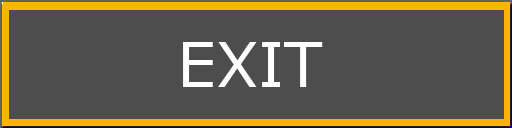
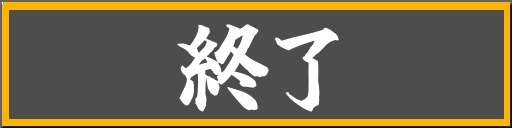
Comparing the layer stacks of the two w=512, h=128 images. Changes:
renamed "EXIT" to "終了", painted on it over (177, 24, 339, 112)
